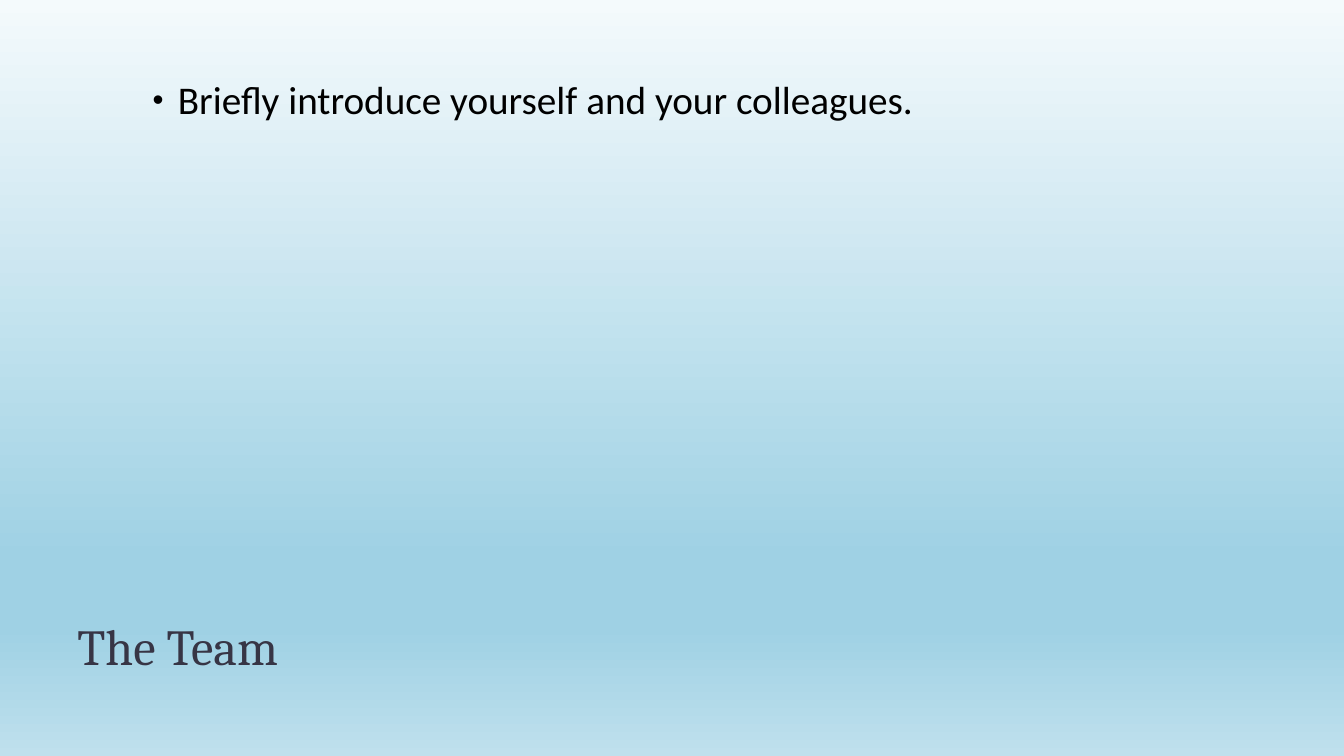
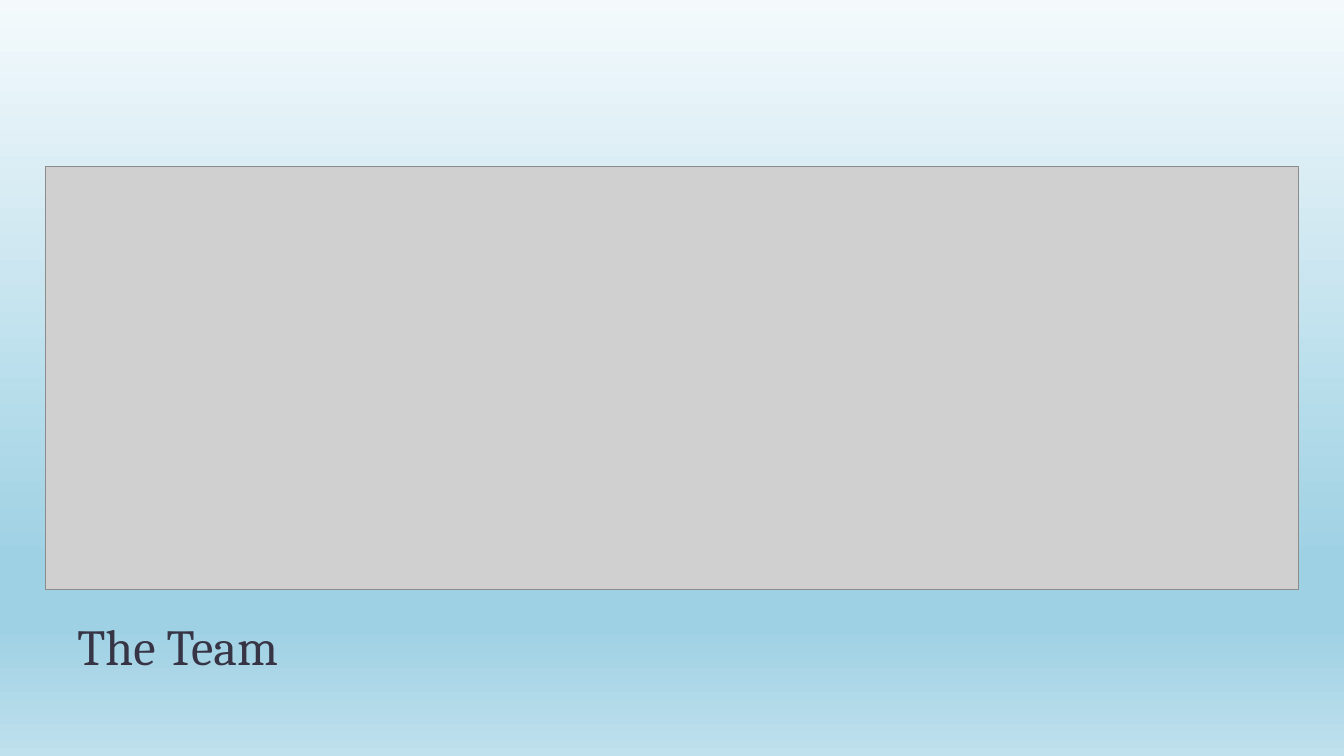
Before and after one commit to jackatopolis/s-martpredictor, a slide deck: slide 2 of Project4_SalesPredictor.pptx. Drawn at 1344x756 pixels with LibreOffice and Linux fonts; fonts in the diff are those of the drawing; grey boxes stand for pictures. Boxes give left, top, right and bottom in pixels: in the first picture for what was removed or moved away, otherwise in the second. Text is boxed around its words. In the diff, an @@ line names an element or a change of style, - is before the commit and + after.

```diff
--- a/Project4_SalesPredictor.pptx
+++ b/Project4_SalesPredictor.pptx
@@ text removed at [178, 86, 913, 121] @@
-• Briefly introduce yourself and your colleagues.
@@ picture added at [45, 166, 1299, 590] @@
```
Also in this commit, not shown: 4 other slides changed, 2 other files.
